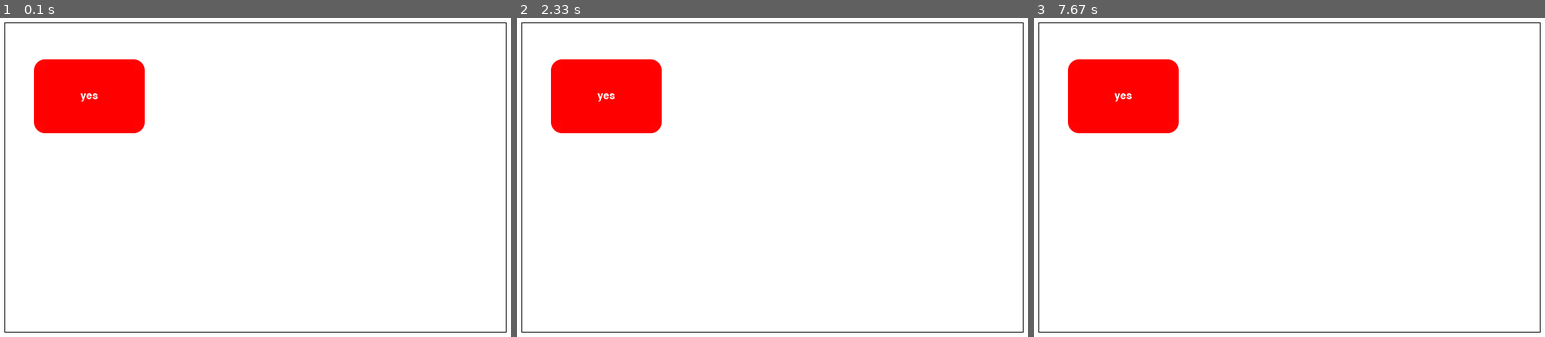
Above: before the commit, frames 1-3 (left to right).
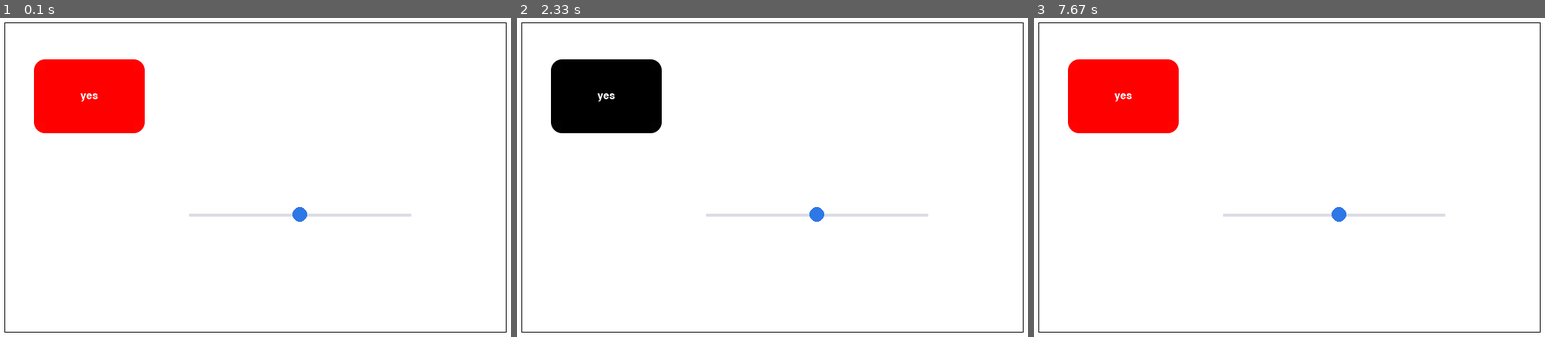
Above: after the commit, the same moments.

Repository: nakamarusun/CompMathIVPSem2
Game: pygame game, started from src/Main.py
Two runs of this game, one before a commit and one after it. Both use one fixed random seed, a clock stepped at 60 frames per second and the inputs below.
Inputs (mouse positions are in pixels of both pictures, inside the frame that each line leads up to):
- Up to frame 1 (0.1 s): no input
- Up to frame 2 (2.33 s): click (603, 97) at 0.38 s; press the mouse at (838, 244) at 0.7 s; move the mouse to (731, 145) at 0.8 s; release the mouse at (619, 43) at 0.93 s; click (603, 97) at 2.05 s
- Up to frame 3 (7.67 s): press the mouse at (1120, 97) at 2.37 s; move the mouse to (1095, 145) at 2.47 s; release the mouse at (1069, 196) at 2.6 s; press the mouse at (1120, 97) at 3.2 s; move the mouse to (1105, 91) at 3.3 s; release the mouse at (1085, 88) at 3.43 s; press the mouse at (1120, 97) at 3.53 s; move the mouse to (1228, 129) at 3.63 s; release the mouse at (1335, 164) at 3.77 s; press the mouse at (1120, 97) at 4.37 s; move the mouse to (1105, 84) at 4.47 s; release the mouse at (1085, 75) at 4.6 s; press the mouse at (1120, 97) at 4.7 s; move the mouse to (1156, 222) at 4.8 s; release the mouse at (outside the picture) at 4.93 s; press the mouse at (1120, 97) at 5.03 s; move the mouse to (1115, 91) at 5.13 s; release the mouse at (1105, 84) at 5.27 s; press the mouse at (1120, 97) at 5.37 s; move the mouse to (1248, 228) at 5.47 s; release the mouse at (outside the picture) at 5.6 s; click (1120, 97) at 6.22 s; press the mouse at (1120, 97) at 6.53 s; move the mouse to (1182, 190) at 6.63 s; release the mouse at (1238, 285) at 6.77 s; press the mouse at (1120, 97) at 7.37 s; move the mouse to (1233, 155) at 7.47 s; release the mouse at (1340, 212) at 7.6 s

The runs differ from the first frame. In frame 1, 0.5% of the frame differs, in the area x 36-81%, y 59-64%; in frame 2, 5.4%, in the area x 6-81%, y 12-64%; in frame 3, 0.5%.

Commit message:
Added and completed Slider class, fixed button bug, and added a new clamp function in MathUtil

Diff:
--- a/src/Main.py
+++ b/src/Main.py
@@ -45,7 +45,6 @@
     # Main operations
     Updater.updateAll()
 
-
     # End of main operations
 
     # Updates the display
@@ -53,5 +52,6 @@
 
     # Function to lock fps to 60, to save lots of processing power
     deltaFrame = (time() - startTime) # Time to process one frame
+    # print(1/deltaFrame if deltaFrame != 0 else "inf") # Uncomment to show fps
     oneFrame = (1 / fpsLock) - deltaFrame if (1 / fpsLock) - deltaFrame > 0 else 0 # Clamps sleep value not to be below 0
     sleep(oneFrame)
--- a/src/MathUtil.py
+++ b/src/MathUtil.py
@@ -1,19 +1,28 @@
-def f(x: float):
-    return 2 * x + 6
 
-def compute(f, h: float, until: float, y0):
+class IVP:
+    def f(x: float):
+        return 2 * x + 6
 
-    xVal = [0]
-    yVal = [y0]
+    def compute(f, h: float, until: float, y0):
 
-    curX = 0
-    curY = y0
+        xVal = [0]
+        yVal = [y0]
 
-    for i in range(int(until / h)):
-        curX += h
-        x = curX
-        curY = curY + (h * eval(f))
-        xVal.append(curX)
-        yVal.append(curY)
+        curX = 0
+        curY = y0
 
-    return [xVal, yVal]
+        for i in range(int(until / h)):
+            curX += h
+            x = curX
+            curY = curY + (h * eval(f))
+            xVal.append(curX)
+            yVal.append(curY)
+
+        return [xVal, yVal]
+
+def clamp(val, min, max):
+    if (val < min):
+        return min
+    elif (val > max):
+        return max
+    return val
--- a/src/Pygame/Button.py
+++ b/src/Pygame/Button.py
@@ -72,13 +72,16 @@
         self.surfaceToDraw = surface
         self.hoverColor = hoverColor
         self.funcToRun = funcToRun
+        self.hoverAnim = hoverAnim
 
         self.color = color
+
+        self.surface = pygame.Surface(self.size, pygame.SRCALPHA)
 
         self.redrawButton()
 
     def redrawButton(self):
-        self.surface = pygame.Surface(self.size, pygame.SRCALPHA)
+        self.surface.fill((255, 255, 255, 0))
         AAfilledRoundedRect(self.surface, self.surface.get_rect(), self.color, 0.3) # Draws button rectangle.
         textSurf = self.font.render(self.text, True, (255, 255, 255))
         self.surface.blit(textSurf, ((self.size[0] / 2) - (textSurf.get_rect().width / 2), (self.size[1] / 2) - (textSurf.get_rect().height / 2))) # Draws text in the middle
--- a/src/Pygame/MathRoom.py
+++ b/src/Pygame/MathRoom.py
@@ -3,6 +3,7 @@
 import pygame
 import pygame.draw
 from Pygame.Button import Button
+from Pygame.Slider import Slider
 
 
 class CanvasSurface():
@@ -31,17 +32,18 @@
 
 class MainSurface():
 
-    buttonList = []
+    interactableList = []
 
     def __init__(self):
-        self.buttonList = [] # Initiates buttonList
+        self.interactableList = [] # Initiates interactableList
         # Adds all of the button
-        self.buttonList.append(Button(lambda : print("Button Clicked"), GVar.mainScreenBuffer, [100, 100], "yes", GVar.defFont, [150, 100], (255, 0, 0), True))
+        self.interactableList.append(Button(lambda : print("Button Clicked"), GVar.mainScreenBuffer, [100, 100], "yes", GVar.defFont, [150, 100], (255, 0, 0), True))
+        self.interactableList.append(Slider(GVar.mainScreenBuffer, [300, 300], 300))
 
     def update(self):
         # Draws buttons and detects any button press
-        for button in self.buttonList:
-            button.update()
+        for interactable in self.interactableList:
+            interactable.update()
 
 def initRoom():
     Updater.insertUpdate(CanvasSurface())
--- /dev/null
+++ b/src/Pygame/Slider.py
@@ -0,0 +1,69 @@
+import pygame
+from MathUtil import clamp
+import Pygame.GlobalVariables as GVar
+from time import time
+
+class Slider:
+
+    surface = None
+    coords = [0, 0]
+    surfaceToDraw = None
+    length = 0
+    lineColor = (0, 0, 0)
+    sliderColor = (0, 0, 0)
+    sliderColorInit = (0, 0, 0)
+    sliderDraggedColor = (0, 0, 0)
+
+    surfHeight = 20
+
+    sliderPos = 0 # Position of the slider in the x axis, relative to value.
+    sliderRadius = 10
+
+    value = 0
+
+    _dragged = False
+
+    def __init__(self, surface, coords, length, initValue=50, lineColor=(220, 220, 230), sliderColor=(46, 119, 230), sliderDraggedColor=(58, 158, 240)):
+        self.coords = coords
+        self.surfaceToDraw = surface
+        self.length = length
+        self.lineColor = lineColor
+        self.sliderColorInit = sliderColor
+        self.sliderDraggedColor = sliderDraggedColor
+        self.sliderColor = sliderColor
+
+        self.value = clamp(initValue, 0, 100)
+        self.sliderPos = round((initValue / 100 * length) + self.sliderRadius)
+
+        self.surface = pygame.Surface([self.length + (self.sliderRadius * 2), self.surfHeight], pygame.SRCALPHA) # Draws surface
+
+        self.redrawSurface()
+
+    def redrawSurface(self):
+        self.surface.fill((255, 255, 255, 0)) # Clears surface
+        pygame.draw.line(self.surface, self.lineColor, (self.sliderRadius, self.surfHeight/2), (self.length + self.sliderRadius, self.surfHeight/2), 4) # Draws slider line
+        pygame.draw.circle(self.surface, self.sliderColor, (round(self.sliderPos), self.surfHeight//2), self.sliderRadius) # Draws circle
+
+    def getValue(self):
+        return value
+
+    def update(self):
+
+        if (GVar.mouseState[0] == 1):
+            # Checks whether the mouse cursor is at the slider's "ball"
+            if (((self.coords[0] + self.sliderPos - self.sliderRadius) < GVar.mousePos[0] and (self.coords[0] + self.sliderPos + self.sliderRadius) > GVar.mousePos[0]) and
+             (self.coords[1] + (self.surfHeight/2) - self.sliderRadius) < GVar.mousePos[1] and (self.coords[1] + (self.surfHeight/2) + self.sliderRadius) > GVar.mousePos[1] ):
+                self._dragged = True
+        elif (self._dragged):
+            self._dragged = False
+            self.sliderColor = self.sliderColorInit
+            self.redrawSurface()
+
+        if (self._dragged):
+            self.sliderPos = clamp(GVar.mousePos[0] - self.coords[0], self.sliderRadius, self.length + self.sliderRadius)
+            self.value = (self.sliderPos - self.sliderRadius) / self.length
+            self.sliderColor = self.sliderDraggedColor
+            self.redrawSurface()
+
+
+        self.surfaceToDraw.blit(self.surface, self.coords)
